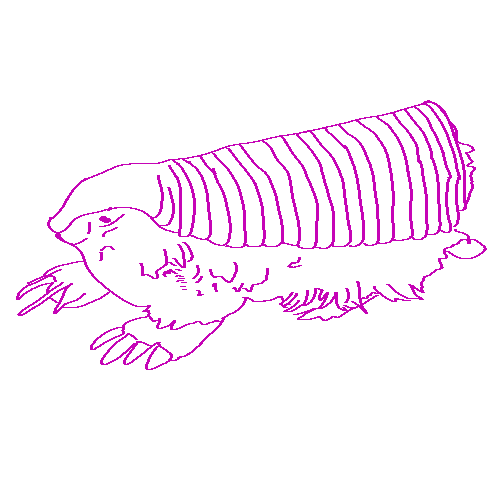
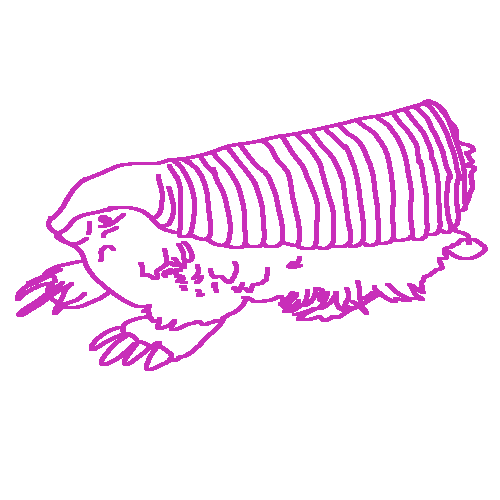
The second 500 x 500 image is a revision of the first. Changes to its layers:
showed "whitebg", moved it above "blocktrace", painted on it over (15, 99, 488, 371)
renamed "trace" to "blocktrace", hid it, painted on it over (16, 100, 487, 370)
